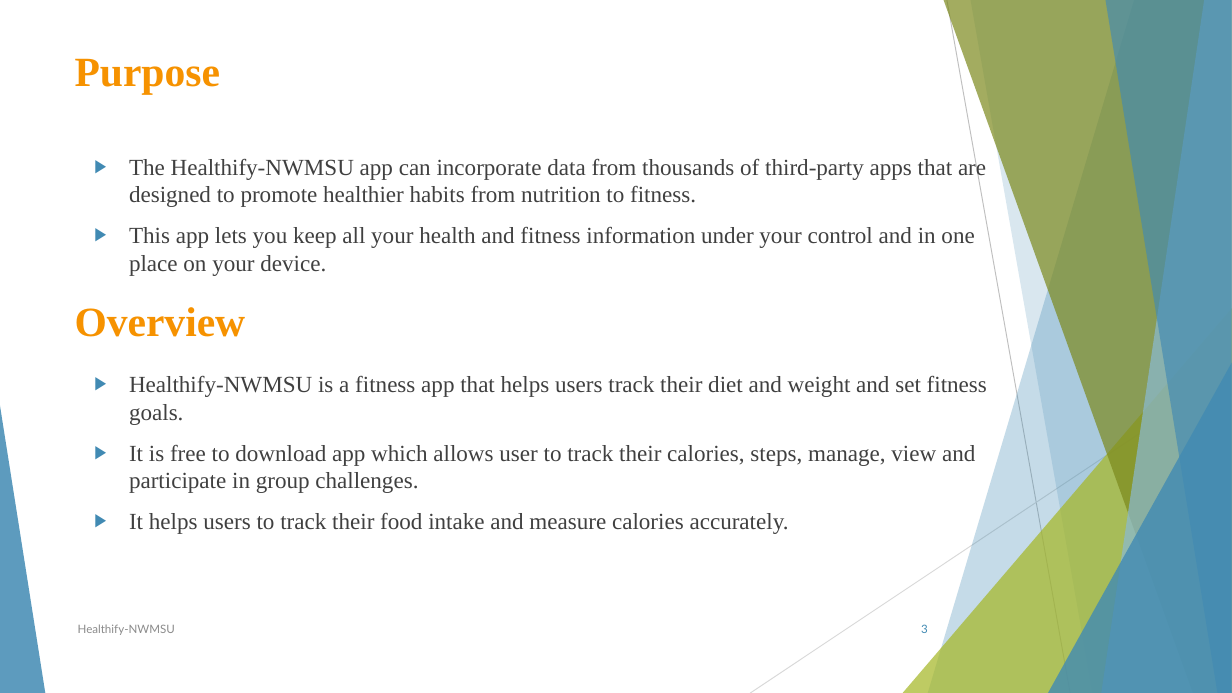
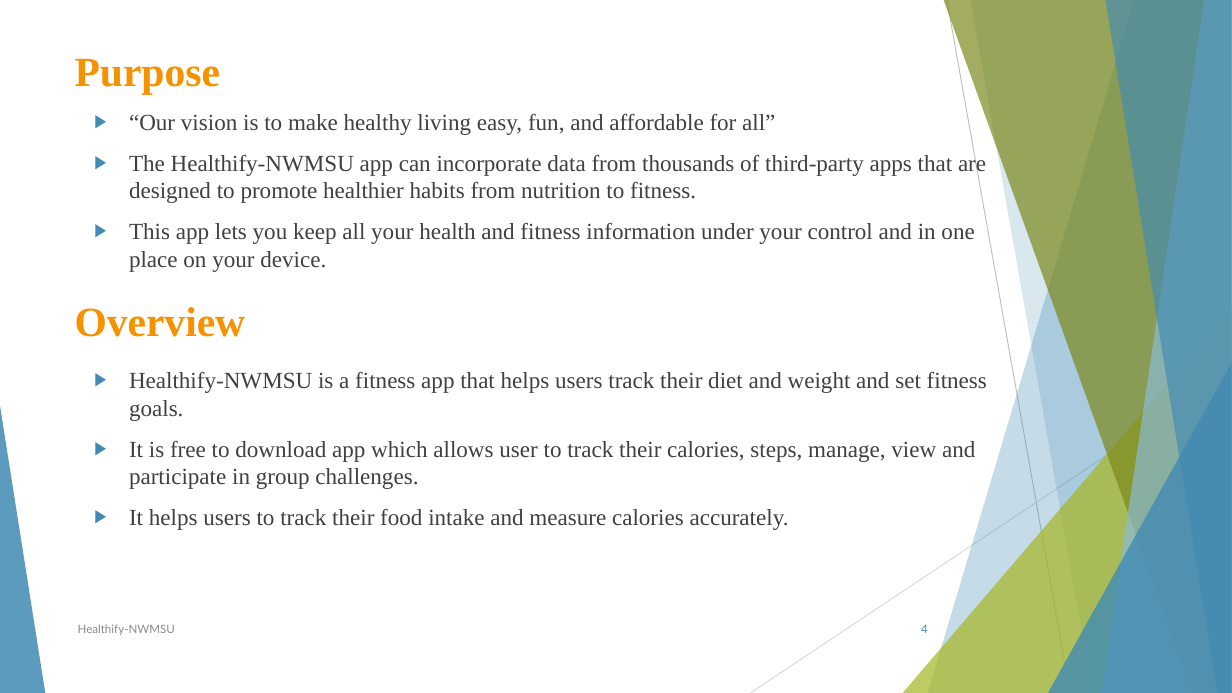
Before and after one commit to sowmyathogiti/Healthify, a slide deck: slide 4 of Healthify-NWMSU.pptx (slide 3 before the commit). Drawn at 1232x693 pixels with LibreOffice and Linux fonts; fonts in the diff are those of the drawing. Boxes give left, top, right and bottom in pixels: in the first picture for what was removed or moved away, otherwise in the second. Text is boxed around its words. In the diff, an @@ line names an element or a change of style, - is before the commit and + after.

```diff
--- a/Healthify-NWMSU.pptx
+++ b/Healthify-NWMSU.pptx
@@ text "“Our vision is to make ..." moved from (x1=129, y1=157, x2=987, y2=534) to (x1=129, y1=113, x2=987, y2=530) @@
@@ text at (x1=129, y1=113, x2=775, y2=135): paragraph added @@
+▶ “Our vision is to make healthy living easy, fun, and affordable for all”
@@ page number at (x1=921, y1=624, x2=928, y2=633): text changed @@
-3
+4
```
Also in this commit, not shown: 2 other slides changed.
